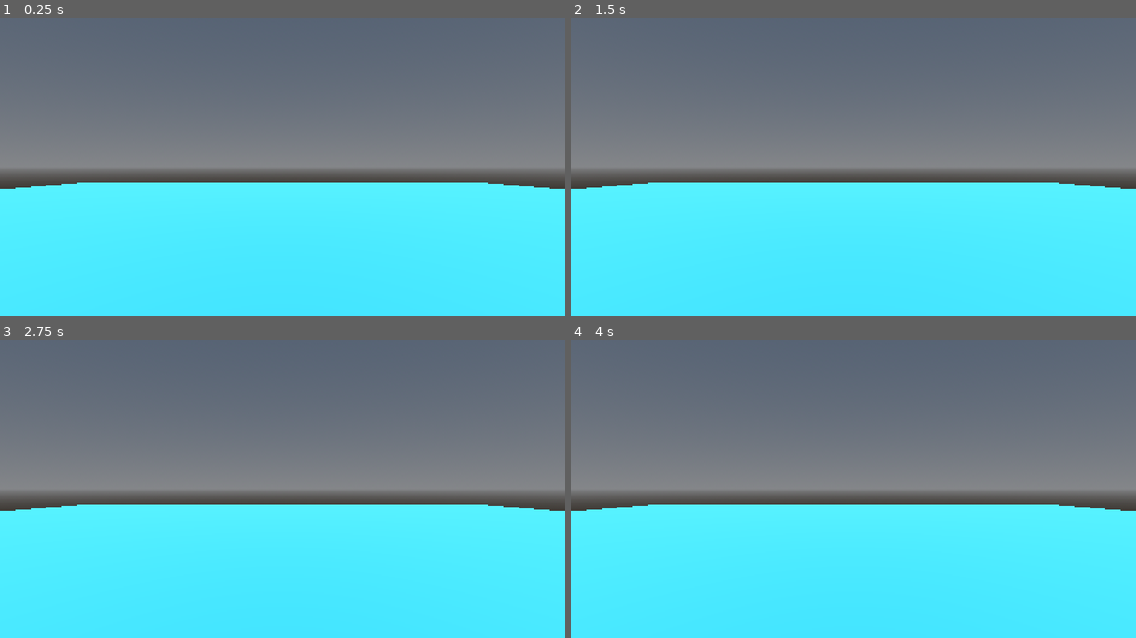
Above: before the commit, frames 1-4 (two rows, left to right).
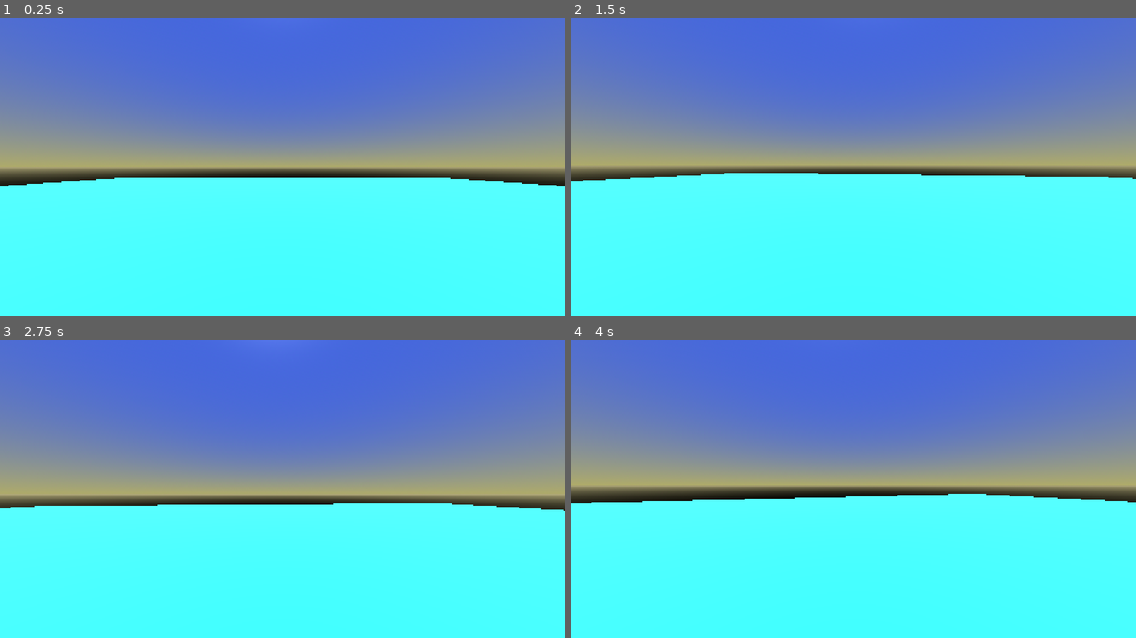
Above: after the commit, the same moments.

Repository: MoloKrakein/fps-game
Game: Godot game, scene res://Scenes/Level/level.tscn
The game is run twice, just before and just after one commit, with the same random seed, the same clock (stepped at 60 frames per second) and the same inputs.
Inputs (mouse positions are in pixels of both pictures, inside the frame that each line leads up to):
- Up to frame 1 (0.25 s): no input
- Up to frame 2 (1.5 s): tap Enter (ui_accept) at 0.5, 0.77 s; move the mouse to (881, 167) at 0.52 s; hold W (move_forward) from 0.53 s (still down); move the mouse to (825, 167) at 1.27 s
- Up to frame 3 (2.75 s): keep holding W (move_forward); tap Enter (ui_accept) at 1.52, 2 s; move the mouse to (293, 483) at 2.02 s
- Up to frame 4 (4 s): keep holding W (move_forward); tap Enter (ui_accept) at 2.75, 3.02, 3.5, 3.77 s; move the mouse to (847, 494) at 2.77 s; move the mouse to (893, 491) at 3.52 s

The runs differ from the first frame. In frame 1, 55% of the frame differs, in the area x 0-100%, y 0-100%; in frame 2, 56%; in frame 3, 53%; in frame 4, 56%.

Commit message:
Improve movement

Diff:
--- a/Scenes/Level/level.tscn
+++ b/Scenes/Level/level.tscn
@@ -26,17 +26,19 @@
 material = SubResource("StandardMaterial3D_iheil")
 size = Vector3(60, 2, 60)
 
-[sub_resource type="ProceduralSkyMaterial" id="ProceduralSkyMaterial_halmm"]
+[sub_resource type="ProceduralSkyMaterial" id="ProceduralSkyMaterial_pb7t3"]
+sky_top_color = Color(0.26657414, 0.40034875, 0.8707289, 1)
+sky_horizon_color = Color(0.68443304, 0.6688077, 0.41353306, 1)
+ground_bottom_color = Color(0, 0, 0, 1)
+ground_horizon_color = Color(0.69077235, 0.66155094, 0.4689085, 1)
+sun_angle_max = 67.09
 
-[sub_resource type="Sky" id="Sky_7emvt"]
-sky_material = SubResource("ProceduralSkyMaterial_halmm")
+[sub_resource type="Sky" id="Sky_3f2qm"]
+sky_material = SubResource("ProceduralSkyMaterial_pb7t3")
 
-[sub_resource type="Environment" id="Environment_o08ba"]
+[sub_resource type="Environment" id="Environment_m0nuh"]
 background_mode = 2
-background_color = Color(0.72787535, 0.668979, 0.89564854, 1)
-background_energy_multiplier = 0.8
-sky = SubResource("Sky_7emvt")
-sky_custom_fov = 42.9
+sky = SubResource("Sky_3f2qm")
 
 [node name="Level" type="Node3D" unique_id=1955579441]
 
@@ -74,7 +76,8 @@
 mesh = SubResource("BoxMesh_o08ba")
 
 [node name="WorldEnvironment" type="WorldEnvironment" parent="." unique_id=613677392]
-environment = SubResource("Environment_o08ba")
+environment = SubResource("Environment_m0nuh")
 
 [node name="Player" parent="." unique_id=1796224466 instance=ExtResource("1_iheil")]
 transform = Transform3D(1, 0, 0, 0, 1, 0, 0, 0, 1, 0, 2.789719, 0)
+speed = 3.0
--- a/Scenes/Player/PlayerController.gd
+++ b/Scenes/Player/PlayerController.gd
@@ -1,8 +1,45 @@
 class_name PlayerController extends CharacterBody3D
+
+var _input_dir: Vector2 = Vector2.ZERO
+var _movement_velocity: Vector3 = Vector3.ZERO
+@export var speed: float = 0.1
+@export var acceleration: float = 10.0
+@export var deceleration: float = 10.0
+
+
+func _physics_process(delta: float) -> void:
+
+	# var acceleration =
+	# var deceleration = speed * delta
+
+	if not is_on_floor():
+		velocity += get_gravity() * delta
+
+	_input_dir = Input.get_vector("move_left", "move_right", "move_forward", "move_backward")
+	var current_velocity = Vector2(_movement_velocity.x, _movement_velocity.z)
+	var direction = (transform.basis * Vector3(_input_dir.x, 0, _input_dir.y)).normalized()
+
+	if direction != Vector3.ZERO:
+		current_velocity = lerp(current_velocity, Vector2(direction.x, direction.z)*speed, acceleration * delta)
+	else:
+		current_velocity = current_velocity.move_toward(Vector2.ZERO, deceleration * delta)
+
+
+
+	_movement_velocity = Vector3(current_velocity.x, velocity.y, current_velocity.y)
+
+	velocity = _movement_velocity
+
+	print("Velocity: ", velocity)
+
+	move_and_slide()
+
 
 
 func update_rotation(rotation_input)-> void:
 	global_transform.basis = Basis.from_euler(rotation_input)
+
+
 
 # const SPEED = 5.0
 # const JUMP_VELOCITY = 4.5
--- a/Scenes/Player/camera_controller.gd
+++ b/Scenes/Player/camera_controller.gd
@@ -8,12 +8,15 @@
 @export_group("Camera Tilt Settings")
 @export_range(-90,-60) var tilt_low_limit: int = -90
 @export_range(60,90) var tilt_high_limit: int = 90
+@export_group("Camera Other Settings")
+@export var is_Vertical_inverted: bool = false
+@export var is_Horizontal_inverted: bool = false
 
 var _rotation: Vector3
 
 func update_camera_rotation(input: Vector2) -> void:
-	_rotation.x += input.y
-	_rotation.y -= input.x
+	_rotation.x += input.y * (1 if is_Vertical_inverted else -1)
+	_rotation.y += input.x * (1 if is_Horizontal_inverted else -1)
 	_rotation.x = clamp(_rotation.x, deg_to_rad(tilt_low_limit), deg_to_rad(tilt_high_limit))
 
 	var _player_rotation = Vector3(0.0, _rotation.y, 0.0)
@@ -26,5 +29,9 @@
 	if debug:
 		print("Camera Rotation: ", _rotation)
 
+func _process(delta: float) -> void:
+	if component_mouse_capture._mouse_input != Vector2.ZERO:
+		update_camera_rotation(component_mouse_capture._mouse_input)
+
 func update_camera_height(delta: float, direction: int) -> void:
 	pass
--- a/Scenes/Player/player.tscn
+++ b/Scenes/Player/player.tscn
@@ -11,6 +11,7 @@
 
 [node name="PlayerController" type="CharacterBody3D" unique_id=1796224466]
 script = ExtResource("1_mtuoh")
+speed = 100.0
 
 [node name="Collider" type="CollisionShape3D" parent="." unique_id=1617641562]
 shape = SubResource("CapsuleShape3D_o08ba")
@@ -26,6 +27,7 @@
 
 [node name="Cam" type="Camera3D" parent="CameraController" unique_id=1415166113]
 transform = Transform3D(1, 0, 0, 0, 1, 0, 0, 0, 1, 0, 0.58181244, -0.4000216)
+fov = 90.0
 
 [node name="UI" type="Control" parent="." unique_id=533540372]
 layout_mode = 3
